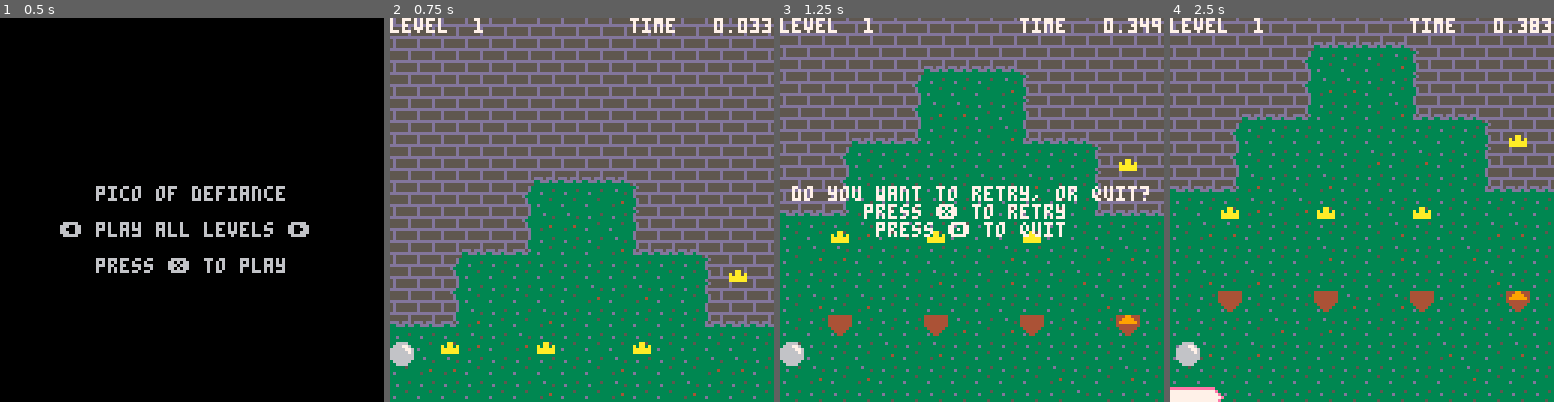
Above: before the commit, frames 1-4 (left to right).
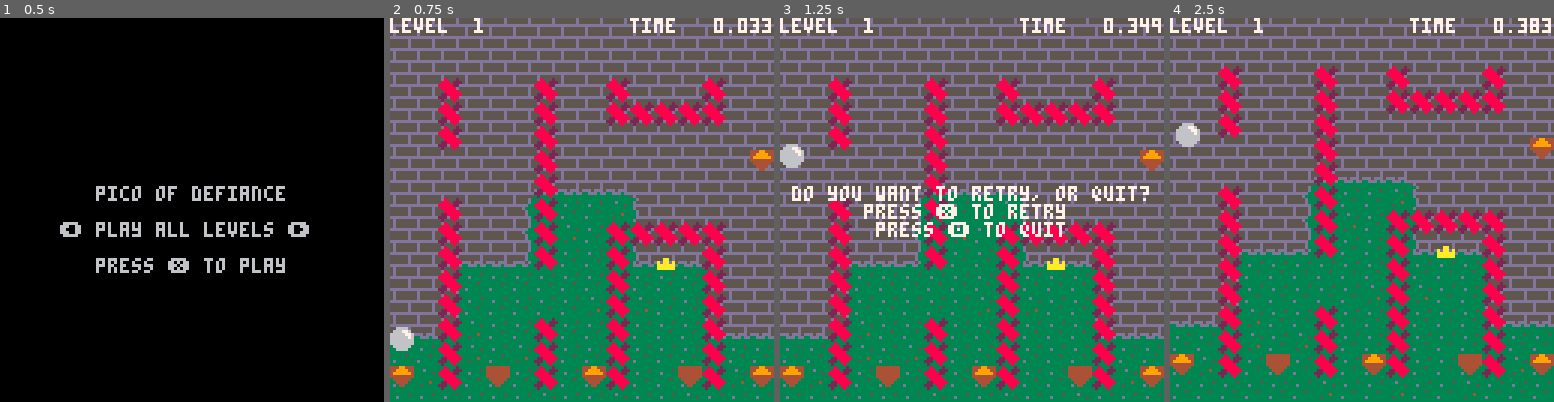
Above: after the commit, the same moments.

Repository: cinghycreations/defiance_of_pico
Game: PICO-8 cartridge defiance.p8
Same seed, same stepped clock (60 frames per second), same inputs: the game is played once before the commit and once after it.
Inputs:
- Up to frame 1 (0.5 s): tap X (X key) at 0.33 s
- Up to frame 2 (0.75 s): tap O (Z key) at 0.7 s
- Up to frame 3 (1.25 s): tap X (X key) at 1.07 s
- Up to frame 4 (2.5 s): hold Right 1.6-2.1 s; tap O (Z key) at 1.7, 2.1 s; tap X (X key) at 1.85 s; hold Right from 2.47 s (still down)

Frame 1 is identical in both runs. In frame 2, 30% of the frame differs, in the area x 0-100%, y 0-100%; in frame 3, 55%; in frame 4, 61%.

Commit message:
Made new level, and fixed another one

Diff:
--- a/levels.lua
+++ b/levels.lua
@@ -1,10 +1,10 @@
 levels = {
-{ { 2, 23, 3 }, { 2, 27, 1 }, { 6, 23, 3 }, { 6, 27, 1 }, { 10, 23, 3 }, { 10, 27, 1 }, { 14, 20, 3 }, { 14, 27, 2 },  },
+{ { 0, 2, 3 }, { 0, 6, 1 }, { 0, 24, 2 }, { 1, 28, 1 }, { 2, 12, 4 }, { 2, 13, 4 }, { 2, 14, 4 }, { 2, 17, 4 }, { 2, 18, 4 }, { 2, 19, 4 }, { 2, 20, 4 }, { 2, 21, 4 }, { 2, 22, 4 }, { 2, 23, 4 }, { 2, 24, 4 }, { 4, 24, 1 }, { 5, 6, 1 }, { 6, 12, 4 }, { 6, 13, 4 }, { 6, 14, 4 }, { 6, 15, 4 }, { 6, 16, 4 }, { 6, 17, 4 }, { 6, 18, 4 }, { 6, 19, 4 }, { 6, 22, 4 }, { 6, 23, 4 }, { 6, 24, 4 }, { 8, 24, 2 }, { 9, 12, 4 }, { 9, 13, 4 }, { 9, 18, 4 }, { 9, 19, 4 }, { 9, 20, 4 }, { 9, 21, 4 }, { 9, 22, 4 }, { 9, 23, 4 }, { 9, 24, 4 }, { 10, 6, 1 }, { 10, 13, 4 }, { 10, 18, 4 }, { 11, 13, 4 }, { 11, 18, 4 }, { 11, 19, 3 }, { 11, 28, 1 }, { 12, 13, 4 }, { 12, 18, 4 }, { 12, 24, 1 }, { 13, 12, 4 }, { 13, 13, 4 }, { 13, 18, 4 }, { 13, 19, 4 }, { 13, 20, 4 }, { 13, 21, 4 }, { 13, 22, 4 }, { 13, 23, 4 }, { 13, 24, 4 }, { 15, 6, 1 }, { 15, 15, 2 }, { 15, 24, 2 },  },
 { { 2, 6, 3 }, { 2, 7, 1 }, { 2, 10, 3 }, { 2, 11, 1 }, { 2, 14, 3 }, { 2, 15, 1 }, { 2, 18, 3 }, { 2, 19, 1 }, { 2, 22 …(404 unchanged characters)…
 { { 1, 12, 3 }, { 2, 11, 3 }, { 3, 3, 3 }, { 3, 11, 1 }, { 3, 22, 1 }, { 3, 28, 1 }, { 4, 3, 3 }, { 4, 17, 2 }, { 5, 23 …(284 unchanged characters)…
 { { 0, 17, 1 }, { 0, 21, 1 }, { 1, 17, 4 }, { 2, 16, 4 }, { 2, 17, 4 }, { 2, 23, 3 }, { 2, 24, 1 }, { 2, 29, 1 }, { 3,  …(715 unchanged characters)…
 { { 0, 5, 1 }, { 0, 8, 4 }, { 0, 12, 1 }, { 0, 16, 4 }, { 0, 20, 1 }, { 2, 8, 1 }, { 2, 16, 1 }, { 2, 24, 1 }, { 2, 28, …(1748 unchanged characters)…
-{ { 0, 16, 3 }, { 0, 17, 2 }, { 2, 6, 3 }, { 2, 7, 2 }, { 2, 28, 3 }, { 2, 29, 1 }, { 3, 17, 1 }, { 4, 10, 1 }, { 4, 27, 1 }, { 6, 24, 3 }, { 6, 25, 1 }, { 7, 16, 3 }, { 7, 17, 1 }, { 8, 8, 1 }, { 10, 18, 1 }, { 10, 24, 1 }, { 12, 0, 3 }, { 12, 5, 3 }, { 12, …(72 unchanged characters)…
+{ { 0, 16, 3 }, { 0, 17, 2 }, { 2, 6, 3 }, { 2, 7, 2 }, { 2, 28, 3 }, { 2, 29, 1 }, { 3, 19, 1 }, { 4, 10, 1 }, { 4, 27, 1 }, { 6, 24, 3 }, { 6, 25, 1 }, { 7, 16, 3 }, { 7, 17, 1 }, { 8, 8, 1 }, { 10, 19, 1 }, { 10, 25, 1 }, { 12, 0, 3 }, { 12, 5, 3 }, { 12, …(72 unchanged characters)…
 { { 2, 13, 2 }, { 2, 21, 2 }, { 2, 29, 2 }, { 4, 9, 4 }, { 4, 10, 4 }, { 4, 11, 4 }, { 4, 12, 4 }, { 4, 13, 4 }, { 4, 1 …(724 unchanged characters)…
 { { 0, 7, 3 }, { 0, 8, 3 }, { 0, 9, 3 }, { 0, 10, 3 }, { 0, 11, 3 }, { 0, 12, 3 }, { 0, 13, 3 }, { 0, 14, 3 }, { 0, 15, …(2068 unchanged characters)…
 }
Not shown, changed: art/level01.tmj
Not shown, changed: art/level06.tmj
